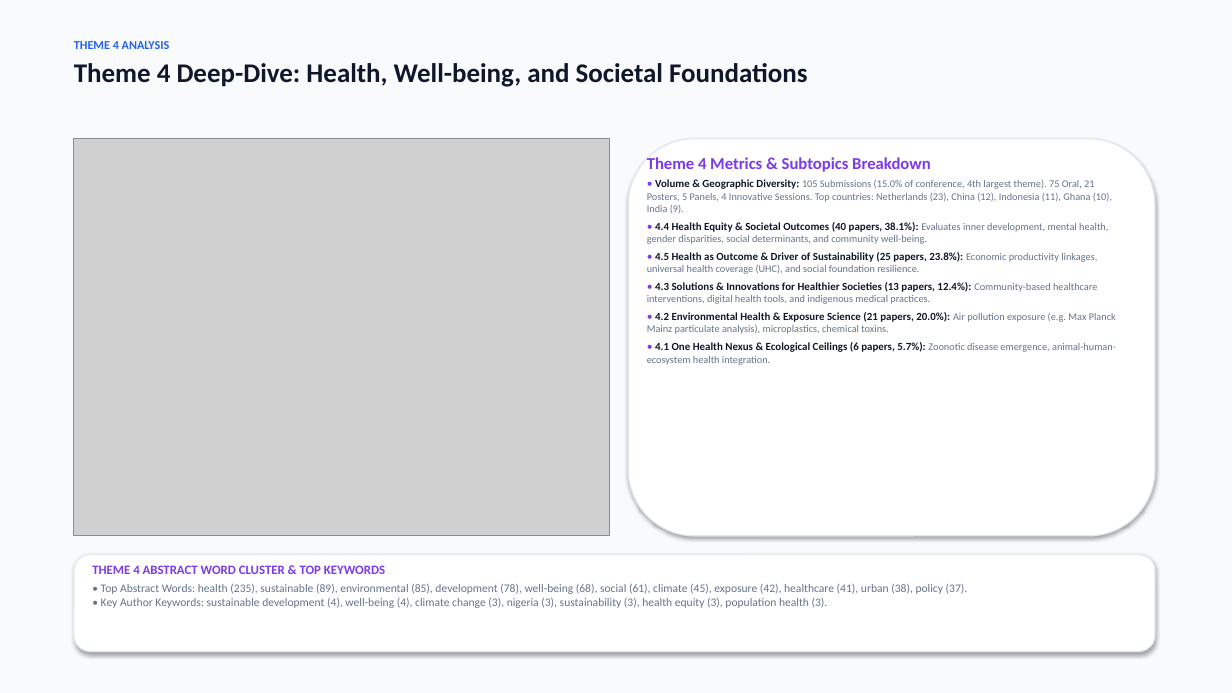
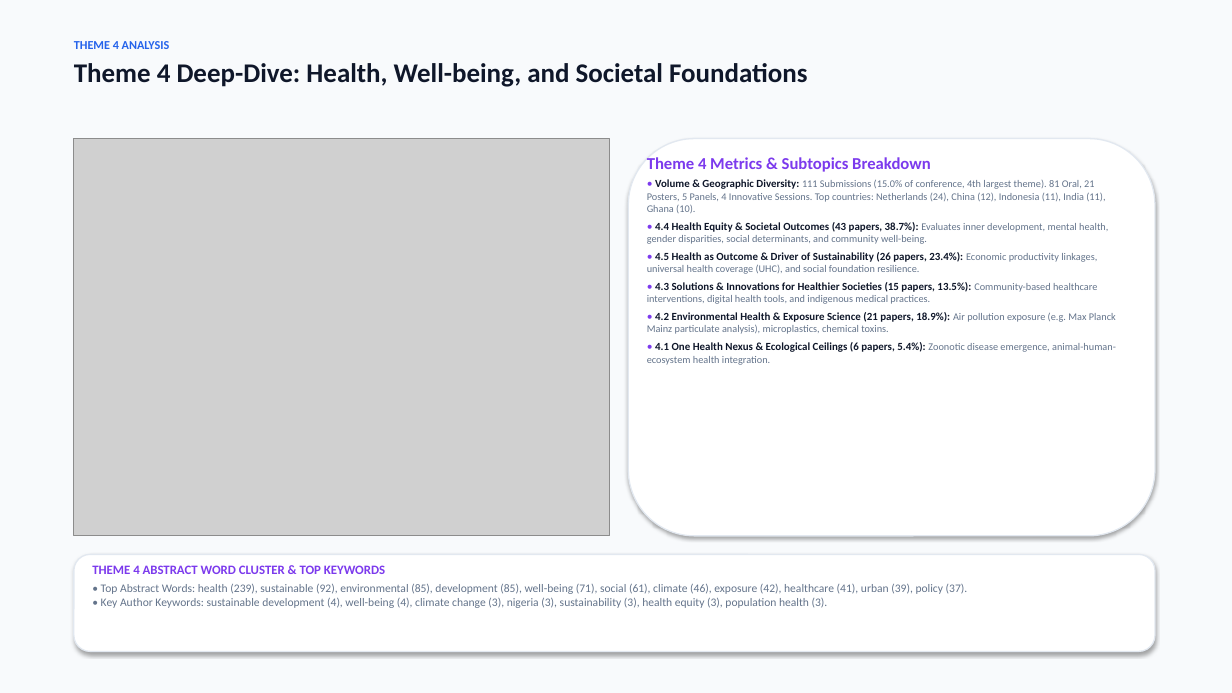
Before and after one commit to ponraj-aru/gsc2027-dashboard, a slide deck: slide 11 of GSC2027_Abstract_Submissions_Analysis_Report.pptx. Drawn at 1232x693 pixels with LibreOffice and Linux fonts; fonts in the diff are those of the drawing; grey boxes stand for pictures. Boxes give left, top, right and bottom in pixels: in the first picture for what was removed or moved away, otherwise in the second. Text is boxed around its words. In the diff, an @@ line names an element or a change of style, - is before the commit and + after.

Commit message:
Update dashboard with latest abstracts from adminPapersBrowse_2026-11-01_04-41-18.doc (741 submissions)

```diff
--- a/GSC2027_Abstract_Submissions_Analysis_Report.pptx
+++ b/GSC2027_Abstract_Submissions_Analysis_Report.pptx
@@ text at [647, 179, 1116, 365]: text changed @@
-• Volume & Geographic Diversity: 105 Submissions (15.0% of conference, 4th largest theme). 75 Oral, 21 Posters, 5 Panels, 4 Innovative Sessions. Top countries: Netherlands (23), China (12), Indonesia (11), Ghana (10), India (9).
-• 4.4 Health Equity & Societal Outcomes (40 papers, 38.1%): Evaluates inner development, mental health, gender disparities, social determinants, and community well-being.
-• 4.5 Health as Outcome & Driver of Sustainability (25 papers, 23.8%): Economic productivity linkages, universal health coverage (UHC), and social foundation resilience.
-• 4.3 Solutions & Innovations for Healthier Societies (13 papers, 12.4%): Community-based healthcare interventions, digital health tools, and indigenous medical practices.
-• 4.2 Environmental Health & Exposure Science (21 papers, 20.0%): Air pollution exposure (e.g. Max Planck Mainz particulate analysis), microplastics, chemical toxins.
-• 4.1 One Health Nexus & Ecological Ceilings (6 papers, 5.7%): Zoonotic disease emergence, animal-human-ecosystem health integration.
+• Volume & Geographic Diversity: 111 Submissions (15.0% of conference, 4th largest theme). 81 Oral, 21 Posters, 5 Panels, 4 Innovative Sessions. Top countries: Netherlands (24), China (12), Indonesia (11), India (11), Ghana (10).
+• 4.4 Health Equity & Societal Outcomes (43 papers, 38.7%): Evaluates inner development, mental health, gender disparities, social determinants, and community well-being.
+• 4.5 Health as Outcome & Driver of Sustainability (26 papers, 23.4%): Economic productivity linkages, universal health coverage (UHC), and social foundation resilience.
+• 4.3 Solutions & Innovations for Healthier Societies (15 papers, 13.5%): Community-based healthcare interventions, digital health tools, and indigenous medical practices.
+• 4.2 Environmental Health & Exposure Science (21 papers, 18.9%): Air pollution exposure (e.g. Max Planck Mainz particulate analysis), microplastics, chemical toxins.
+• 4.1 One Health Nexus & Ecological Ceilings (6 papers, 5.4%): Zoonotic disease emergence, animal-human-ecosystem health integration.
@@ text at [101, 584, 968, 608]: text changed @@
-• Top Abstract Words: health (235), sustainable (89), environmental (85), development (78), well-being (68), social (61), climate (45), exposure (42), healthcare (41), urban (38), policy (37).
-• Key Author Keywords: sustainable development (4), well-being (4), climate change (3), nigeria (3), sustainability (3), health equity (3), population health (3).
+• Top Abstract Words: health (239), sustainable (92), environmental (85), development (85), well-being (71), social (61), climate (46), exposure (42), healthcare (41), urban (39), policy (37).
+• Key Author Keywords: sustainable development (4), well-being (4), climate change (3), nigeria (3), sustainability (3), health equity (3), population health (3).
```
Also in this commit, not shown: 14 other slides changed, 45 other files.
